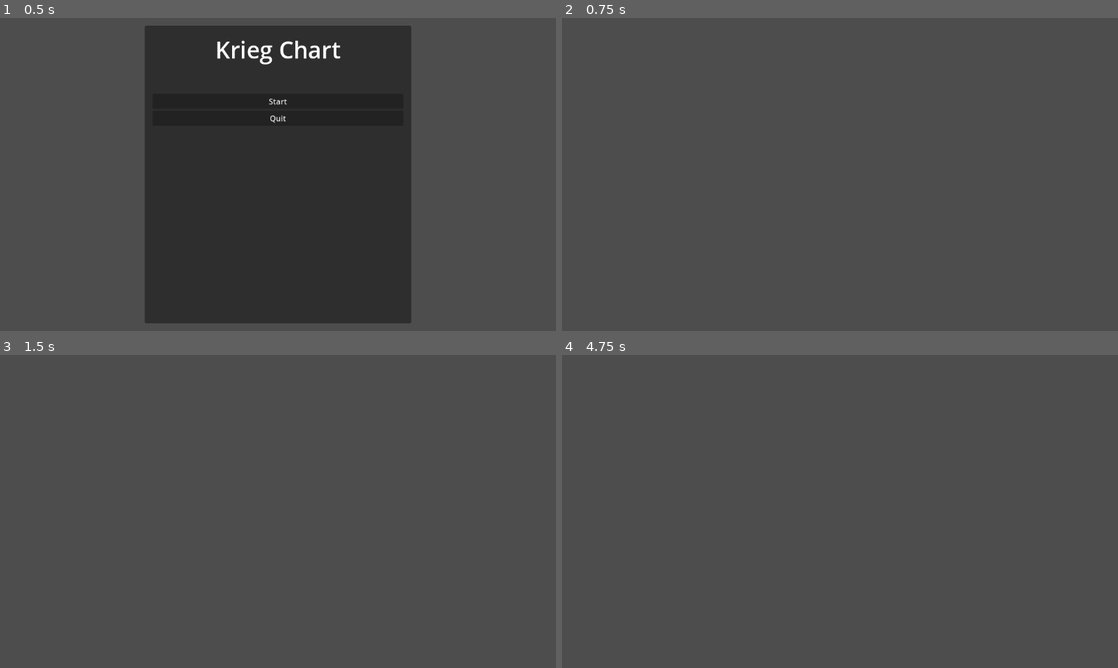
Above: before the commit, frames 1-4 (two rows, left to right).
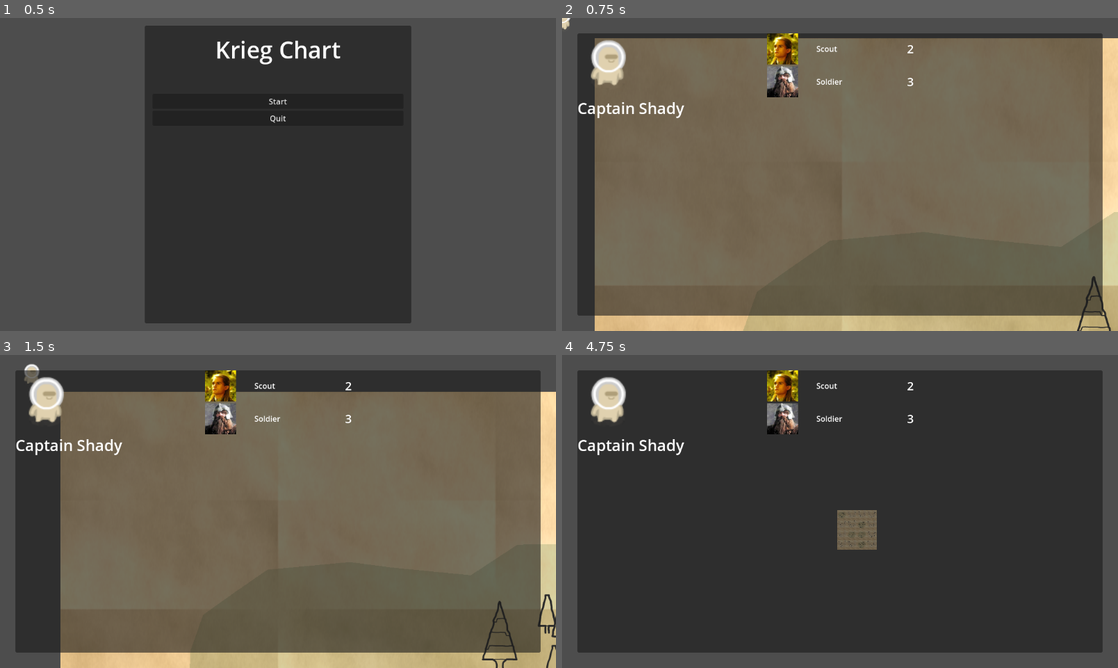
Above: after the commit, the same moments.

Repository: VAIVS/SD.Godot.ChartKrieg
Game: Godot game, scene res://UI/StartMenu/start_menu.tscn
Two runs of this game, one before a commit and one after it. Both use one fixed random seed, a clock stepped at 60 frames per second and the inputs below.
Inputs (mouse positions are in pixels of both pictures, inside the frame that each line leads up to):
- Up to frame 1 (0.5 s): no input
- Up to frame 2 (0.75 s): click "Start" at 0.5 s
- Up to frame 3 (1.5 s): tap Enter at 1.25 s; move the mouse to (400, 495) at 1.27 s; hold Right (ui_right) from 1.28 s (still down); hold Mouse wheel up (zoom_in) from 1.28 s (still down)
- Up to frame 4 (4.75 s): move the mouse to (728, 527) at 2.02 s; release Right (ui_right) at 2.03 s; release Mouse wheel up (zoom_in) at 2.03 s; hold Down (ui_down) 2.03-2.78 s; tap Mouse wheel down (zoom_out) at 2.1, 3.6 s; move the mouse to (895, 442) at 2.77 s; hold Right (ui_right) 2.78-3.53 s; hold Mouse wheel up (zoom_in) 2.78-3.53 s; move the mouse to (812, 574) at 3.52 s; hold Up (ui_up) 3.53-4.28 s; move the mouse to (1006, 558) at 4.27 s; hold Left (ui_left) from 4.28 s (still down); hold Mouse wheel up (zoom_in) from 4.28 s (still down)

Frame 1 is identical in both runs. In frame 2, 78% of the frame differs, in the area x 0-100%, y 0-100%; in frame 3, 76%; in frame 4, 85%, in the area x 2-98%, y 4-96%.

Commit message:
Commit progress

Diff:
--- a/Data/UnitsStats/soldier.tres
+++ b/Data/UnitsStats/soldier.tres
@@ -1,7 +1,7 @@
 [gd_resource type="Resource" script_class="UnitStats" load_steps=3 format=3 uid="uid://b7snav5p4wq8s"]
 
 [ext_resource type="Script" path="res://Data/UnitsStats/UnitStats.gd" id="1_dc7rn"]
-[ext_resource type="Texture2D" uid="uid://e82acbiq7wq1" path="res://icon.svg" id="1_exh5g"]
+[ext_resource type="Texture2D" uid="uid://bsvdg851haky3" path="res://Assets/Units/Soldier.png" id="1_kdb5e"]
 
 [resource]
 script = ExtResource("1_dc7rn")
@@ -9,4 +9,4 @@
 speed = 50.0
 offense = 10.0
 defense = 10.0
-icon = ExtResource("1_exh5g")
+icon = ExtResource("1_kdb5e")
--- /dev/null
+++ b/Scenes/salva/salva_test.gd
@@ -0,0 +1,10 @@
+extends Node2D
+
+func _ready():
+	$WorldMap.world_map_ready.connect(_on_map_ready)
+
+func _on_map_ready() -> void:
+	# Update the region with the updated navigation mesh.
+	for child in $Armies.get_children():
+		child.start_navigation()
+	pass
--- a/Scenes/salva/salva_test.tscn
+++ b/Scenes/salva/salva_test.tscn
@@ -1,19 +1,139 @@
-[gd_scene load_steps=4 format=3 uid="uid://757ot8gdw3uv"]
+[gd_scene load_steps=10 format=3 uid="uid://dyvte65a1ass5"]
 
-[ext_resource type="PackedScene" uid="uid://djj3ckj7tvqrd" path="res://Components/Map/BackgroundParallax/world_background_parallax.tscn" id="1_w26p7"]
+[ext_resource type="PackedScene" uid="uid://driafb1iw3m77" path="res://Components/Test/test_camera.tscn" id="1_2uuqq"]
+[ext_resource type="Script" path="res://Scenes/salva/salva_test.gd" id="1_qs8e2"]
 [ext_resource type="PackedScene" uid="uid://vacta1kkdrr8" path="res://Components/Map/WorldMap/world_map.tscn" id="2_2ll5o"]
 [ext_resource type="PackedScene" uid="uid://gjipc6fyqt0p" path="res://Components/Test/test_player.tscn" id="3_f56qa"]
+[ext_resource type="Texture2D" uid="uid://btfcltcyxju5d" path="res://Assets/Test/test_character.png" id="5_k708f"]
+[ext_resource type="Texture2D" uid="uid://c0itvsvatndx2" path="res://Assets/Units/Scout.png" id="6_vjpha"]
+[ext_resource type="Texture2D" uid="uid://bsvdg851haky3" path="res://Assets/Units/Soldier.png" id="7_fpwxa"]
+
+[sub_resource type="LabelSettings" id="LabelSettings_8et4j"]
+font_size = 32
+
+[sub_resource type="LabelSettings" id="LabelSettings_majtp"]
+font_size = 24
 
 [node name="salva_test" type="Node2D"]
+script = ExtResource("1_qs8e2")
 
-[node name="Camera2D" type="Camera2D" parent="."]
-position = Vector2(558, 317)
-zoom = Vector2(0.4, 0.4)
-
-[node name="WorldBackgroundParallax" parent="." instance=ExtResource("1_w26p7")]
+[node name="test_camera" parent="." instance=ExtResource("1_2uuqq")]
+position = Vector2(576, 322)
+zoom = Vector2(1, 1)
 
 [node name="WorldMap" parent="." instance=ExtResource("2_2ll5o")]
 
-[node name="armies" type="Node2D" parent="."]
+[node name="Sprite2D" type="Sprite2D" parent="."]
+position = Vector2(566, 484)
 
-[node name="TestPlayer" parent="armies" instance=ExtResource("3_f56qa")]
+[node name="Armies" type="Node2D" parent="."]
+
+[node name="TestPlayer" parent="Armies" node_paths=PackedStringArray("target_node") instance=ExtResource("3_f56qa")]
+target_node = NodePath("../../Sprite2D")
+
+[node name="UI" type="CanvasLayer" parent="."]
+
+[node name="ArmyMenu" type="Control" parent="UI"]
+layout_mode = 3
+anchors_preset = 15
+anchor_right = 1.0
+anchor_bottom = 1.0
+grow_horizontal = 2
+grow_vertical = 2
+
+[node name="MarginContainer" type="MarginContainer" parent="UI/ArmyMenu"]
+layout_mode = 1
+anchors_preset = 15
+anchor_right = 1.0
+anchor_bottom = 1.0
+grow_horizontal = 2
+grow_vertical = 2
+theme_override_constants/margin_left = 32
+theme_override_constants/margin_top = 32
+theme_override_constants/margin_right = 32
+theme_override_constants/margin_bottom = 32
+
+[node name="Panel" type="Panel" parent="UI/ArmyMenu/MarginContainer"]
+layout_mode = 2
+
+[node name="VBoxContainer" type="VBoxContainer" parent="UI/ArmyMenu/MarginContainer/Panel"]
+layout_mode = 2
+offset_right = 222.0
+offset_bottom = 584.0
+grow_vertical = 2
+
+[node name="BoxContainer" type="BoxContainer" parent="UI/ArmyMenu/MarginContainer/Panel/VBoxContainer"]
+layout_mode = 2
+
+[node name="CaptainIcon" type="TextureRect" parent="UI/ArmyMenu/MarginContainer/Panel/VBoxContainer/BoxContainer"]
+custom_minimum_size = Vector2(128, 128)
+layout_mode = 2
+texture = ExtResource("5_k708f")
+
+[node name="LabelCaptainName" type="Label" parent="UI/ArmyMenu/MarginContainer/Panel/VBoxContainer"]
+layout_mode = 2
+text = "Captain Shady"
+label_settings = SubResource("LabelSettings_8et4j")
+
+[node name="VBoxContainer2" type="VBoxContainer" parent="UI/ArmyMenu/MarginContainer/Panel"]
+layout_mode = 1
+anchors_preset = 13
+anchor_left = 0.5
+anchor_right = 0.5
+anchor_bottom = 1.0
+offset_left = -151.5
+offset_right = 158.5
+grow_horizontal = 2
+grow_vertical = 2
+
+[node name="HBoxContainer" type="HBoxContainer" parent="UI/ArmyMenu/MarginContainer/Panel/VBoxContainer2"]
+layout_mode = 2
+
+[node name="UnitIcon" type="TextureRect" parent="UI/ArmyMenu/MarginContainer/Panel/VBoxContainer2/HBoxContainer"]
+layout_mode = 2
+texture = ExtResource("6_vjpha")
+
+[node name="Spacer" type="Control" parent="UI/ArmyMenu/MarginContainer/Panel/VBoxContainer2/HBoxContainer"]
+custom_minimum_size = Vector2(30, 0)
+layout_mode = 2
+
+[node name="LabelUnitName" type="Label" parent="UI/ArmyMenu/MarginContainer/Panel/VBoxContainer2/HBoxContainer"]
+custom_minimum_size = Vector2(150, 0)
+layout_mode = 2
+text = "Scout"
+
+[node name="Spacer2" type="Control" parent="UI/ArmyMenu/MarginContainer/Panel/VBoxContainer2/HBoxContainer"]
+custom_minimum_size = Vector2(30, 0)
+layout_mode = 2
+
+[node name="LabelAmount" type="Label" parent="UI/ArmyMenu/MarginContainer/Panel/VBoxContainer2/HBoxContainer"]
+custom_minimum_size = Vector2(20, 0)
+layout_mode = 2
+text = "2"
+label_settings = SubResource("LabelSettings_majtp")
+
+[node name="HBoxContainer2" type="HBoxContainer" parent="UI/ArmyMenu/MarginContainer/Panel/VBoxContainer2"]
+layout_mode = 2
+
+[node name="UnitIcon" type="TextureRect" parent="UI/ArmyMenu/MarginContainer/Panel/VBoxContainer2/HBoxContainer2"]
+layout_mode = 2
+texture = ExtResource("7_fpwxa")
+
+[node name="Spacer" type="Control" parent="UI/ArmyMenu/MarginContainer/Panel/VBoxContainer2/HBoxContainer2"]
+custom_minimum_size = Vector2(30, 0)
+layout_mode = 2
+
+[node name="LabelUnitName" type="Label" parent="UI/ArmyMenu/MarginContainer/Panel/VBoxContainer2/HBoxContainer2"]
+custom_minimum_size = Vector2(150, 0)
+layout_mode = 2
+text = "Soldier"
+
+[node name="Spacer2" type="Control" parent="UI/ArmyMenu/MarginContainer/Panel/VBoxContainer2/HBoxContainer2"]
+custom_minimum_size = Vector2(30, 0)
+layout_mode = 2
+
+[node name="LabelAmount" type="Label" parent="UI/ArmyMenu/MarginContainer/Panel/VBoxContainer2/HBoxContainer2"]
+custom_minimum_size = Vector2(20, 0)
+layout_mode = 2
+text = "3"
+label_settings = SubResource("LabelSettings_majtp")
Binary file added: Assets/Units/Aragorn.png
Binary file added: Assets/Units/Soldier.png
Not shown, added: Assets/Units/Soldier.png.import
